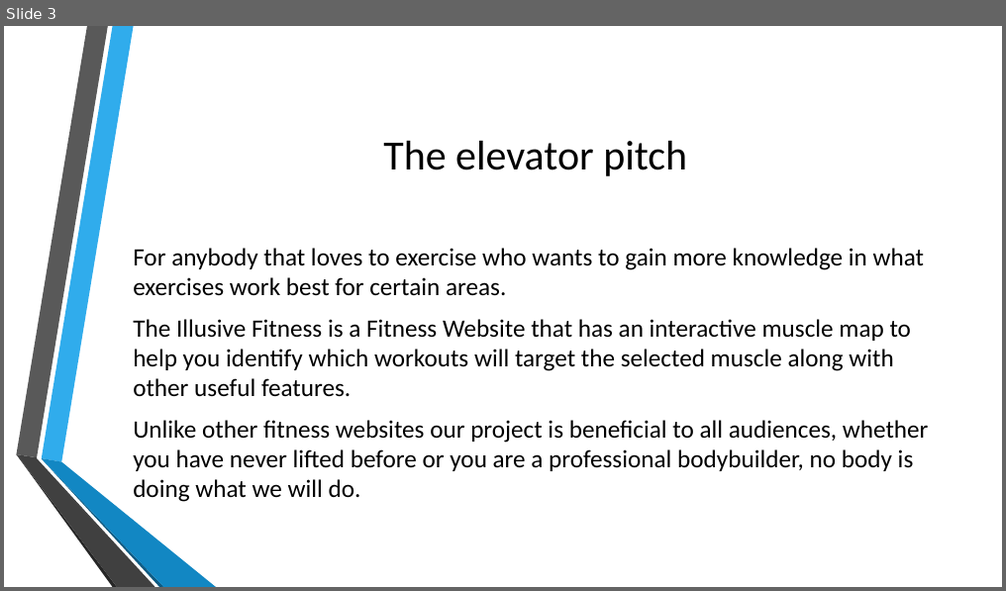
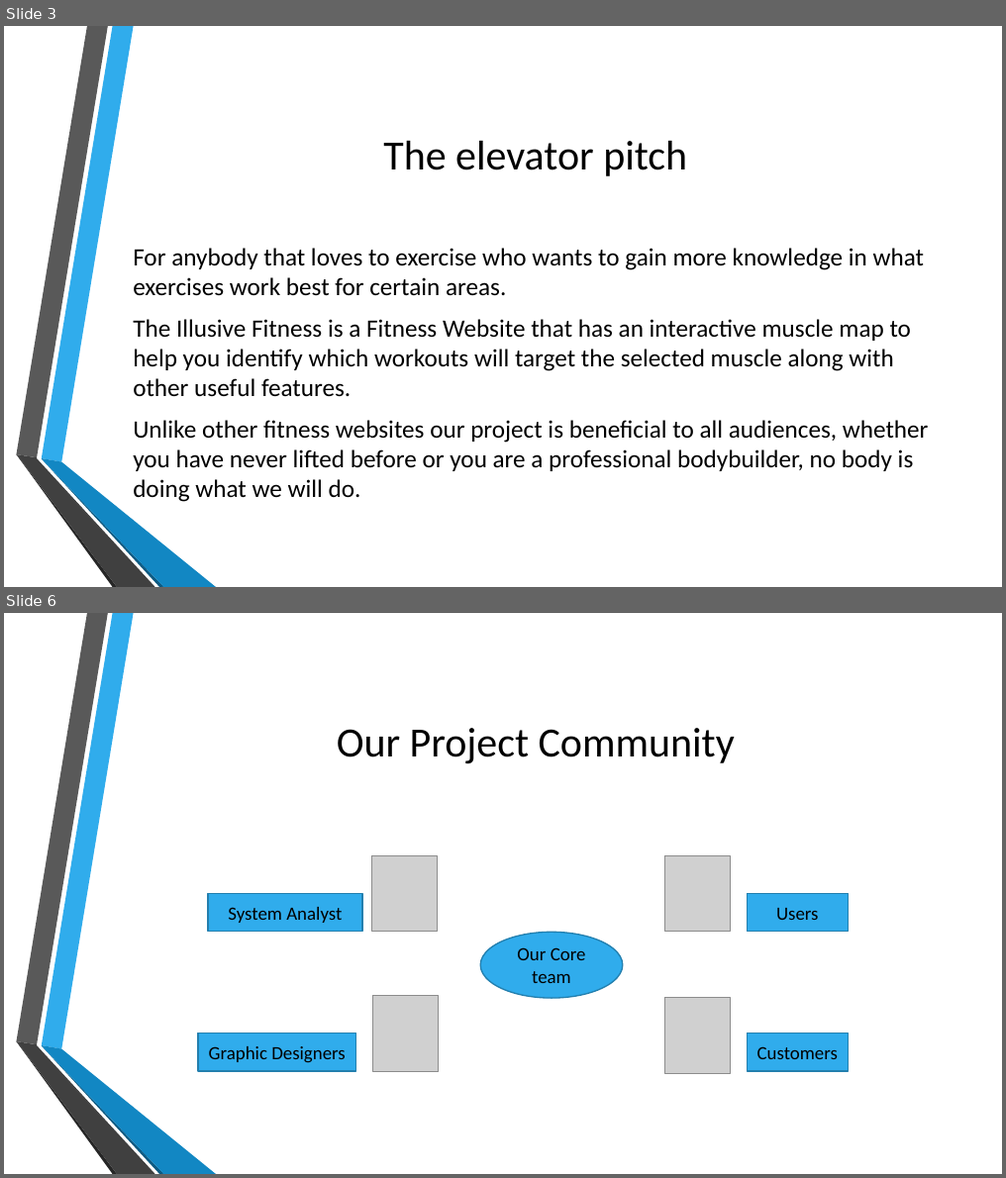
Before and after one commit to PatrickMurray78/Illusive-Fitness, a slide deck: Illusive Fitness.pptx. Shown one above the other, each under a label of ours: slide 3 before the commit, slides 3 and 6 after it; the slides between them are not shown. The pictures are 1006x591 and 1006x1178 pixels, drawn with LibreOffice and Linux fonts; fonts in the diff are those of the drawing; grey boxes stand for pictures; background and template pictures are left out. Boxes give left, top, right and bottom in pixels: in the first picture for what was removed or moved away, otherwise in the second. Text is boxed around its words. In the diff, an @@ line names an element or a change of style, - is before the commit and + after.

```diff
--- a/Illusive Fitness.pptx
+++ b/Illusive Fitness.pptx
@@ slide 6 added at (4, 613, 1002, 1174), background picture (left out); not listed: 6 template elements that a slide beside it also shows @@
@@ title added at (337, 728, 735, 764), 40 pt, text #000000 @@
+Our Project Community
@@ picture added at (371, 856, 438, 931) @@
@@ picture added at (665, 856, 731, 931) @@
@@ rectangle added at (208, 894, 362, 932), fill #30ACEC, outline #247FAF 1.25 pt, 18 pt, text #000000 @@
+System Analyst
@@ rectangle added at (747, 894, 848, 932), fill #30ACEC, outline #247FAF 1.25 pt, 18 pt, text #000000 @@
+Users
@@ ellipse added at (481, 932, 623, 998), fill #30ACEC, outline #247FAF 1.25 pt, 18 pt, text #000000 @@
+Our Core team
@@ picture added at (373, 995, 439, 1071) @@
@@ picture added at (665, 998, 731, 1073) @@
@@ rectangle added at (198, 1034, 355, 1072), fill #30ACEC, outline #247FAF 1.25 pt, 18 pt, text #000000 @@
+Graphic Designers
@@ rectangle added at (747, 1034, 848, 1072), fill #30ACEC, outline #247FAF 1.25 pt, 18 pt, text #000000 @@
+Customers
```
Also in this commit, not shown: 8 other slides added.
